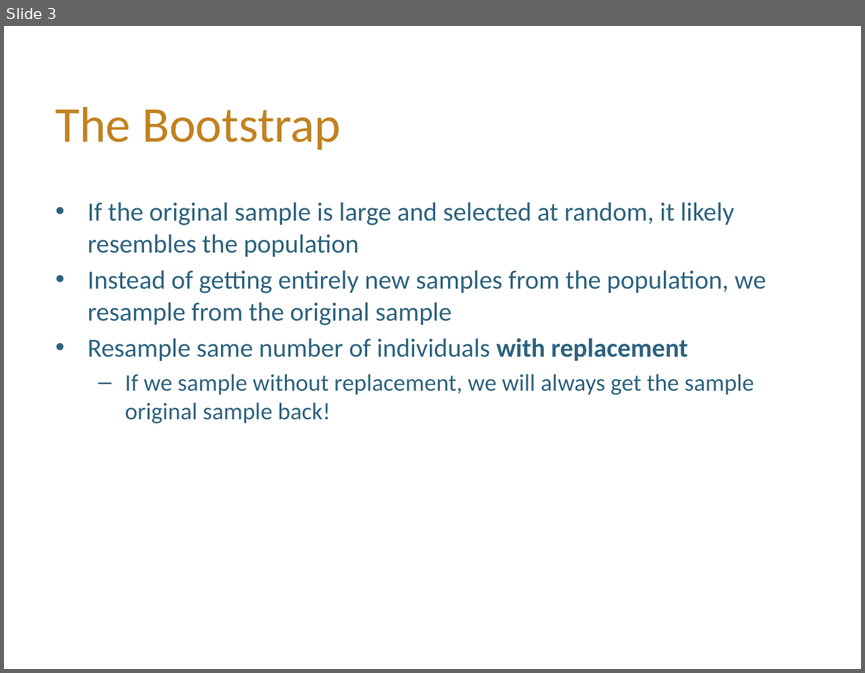
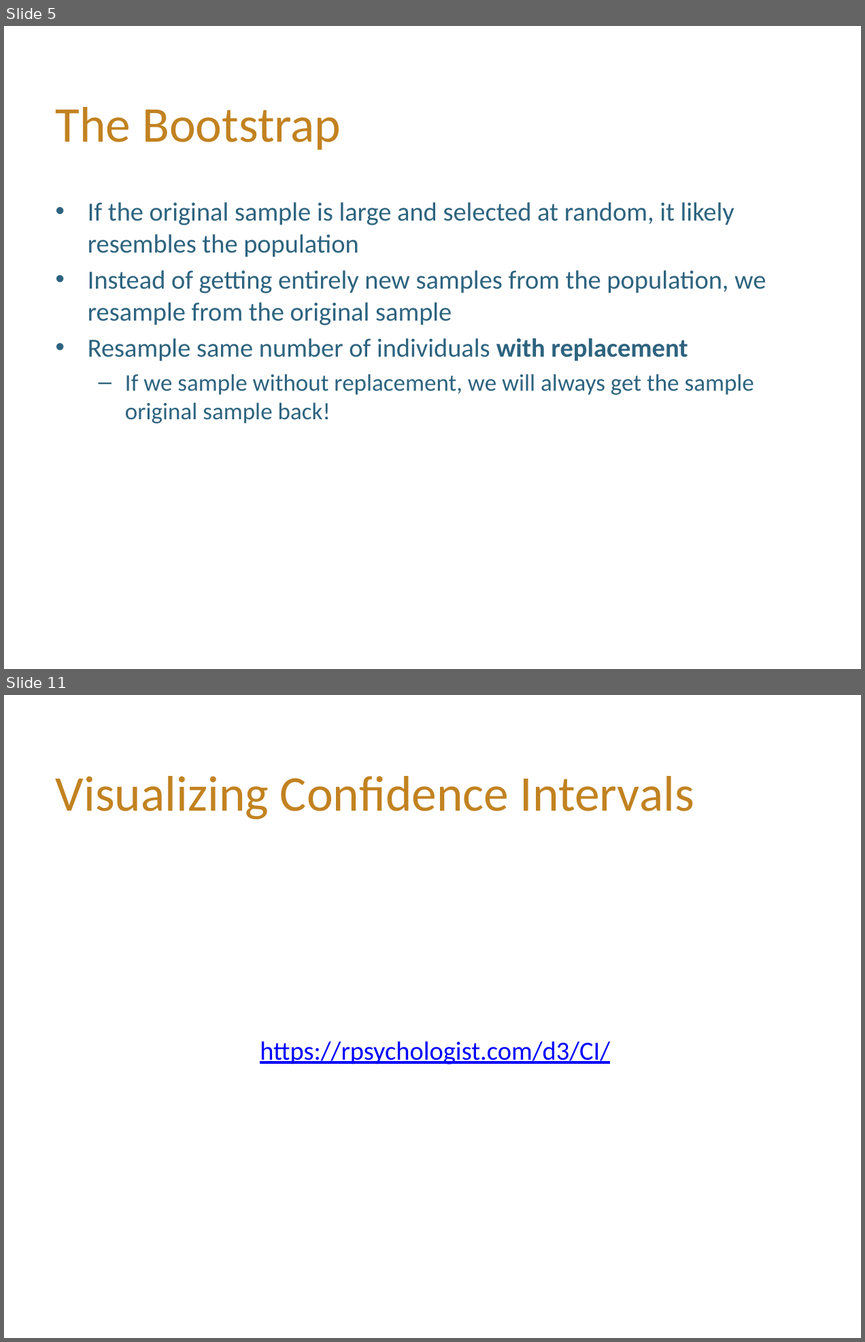
Before and after one commit to hLuo27/teaching, a slide deck: data8/slides/lab8.pptx. Shown one above the other, each under a label of ours: slide 3 before the commit, slides 5 and 11 after it; the slides between them are not shown. The pictures are 865x673 and 865x1342 pixels, drawn with LibreOffice and Linux fonts; fonts in the diff are those of the drawing; background and template pictures are left out. Boxes give left, top, right and bottom in pixels: in the first picture for what was removed or moved away, otherwise in the second. Text is boxed around its words. In the diff, an @@ line names an element or a change of style, - is before the commit and + after.

```diff
--- a/data8/slides/lab8.pptx
+++ b/data8/slides/lab8.pptx
@@ slide 11 added at box(4, 695, 861, 1338), background #FFFFFF @@
@@ title added at box(56, 776, 694, 819), 42 pt, text #C28220 @@
+Visualizing Confidence Intervals
@@ text added at box(260, 1041, 610, 1064), 22 pt, text #0000FF, underline @@
+https://rpsychologist.com/d3/CI/
@@ what was slide 3 is now slide 5 @@
```
Also in this commit, not shown: 1 slide changed, 7 other slides added, 3 slides removed, 2 other files.
